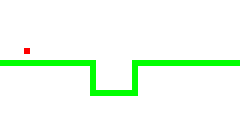
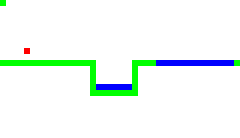
Layer changes from the first 240 × 138 image to the second:
painted on "Level 2" over [0, 0, 234, 90]
painted on "Level 1" over [96, 84, 132, 90]
